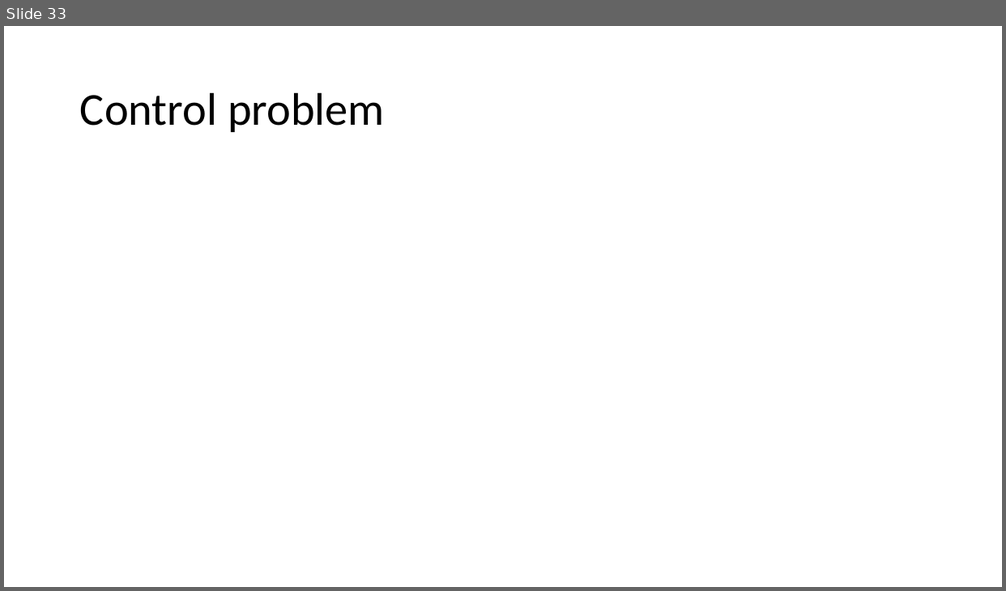
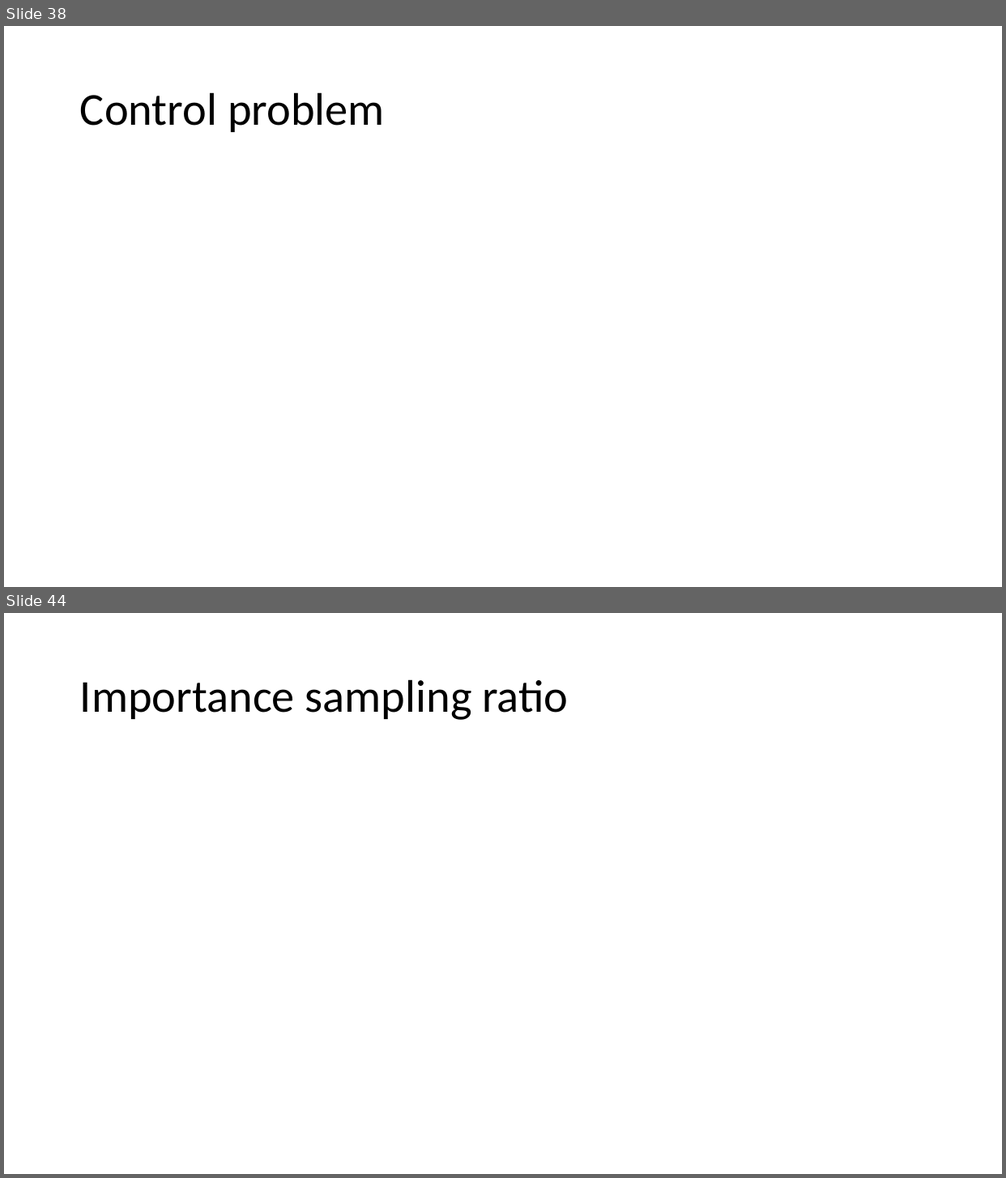
Before and after one commit to xfdywy/RL, a slide deck: RL analysis/RL analysis1.pptx. Shown one above the other, each under a label of ours: slide 33 before the commit, slides 38 and 44 after it; the slides between them are not shown. The pictures are 1006x591 and 1006x1178 pixels, drawn with LibreOffice and Linux fonts; fonts in the diff are those of the drawing; grey boxes stand for pictures. Boxes give left, top, right and bottom in pixels: in the first picture for what was removed or moved away, otherwise in the second. Text is boxed around its words. In the diff, an @@ line names an element or a change of style, - is before the commit and + after.

```diff
--- a/RL analysis/RL analysis1.pptx
+++ b/RL analysis/RL analysis1.pptx
@@ slide 44 added at <box>4,613,1002,1174</box>, background #FFFFFF @@
@@ title added at <box>80,679,568,720</box>, 44 pt, text #000000 @@
+Importance sampling ratio
@@ what was slide 33 is now slide 38 @@
```
Also in this commit, not shown: 5 other slides added, 1 other file.
